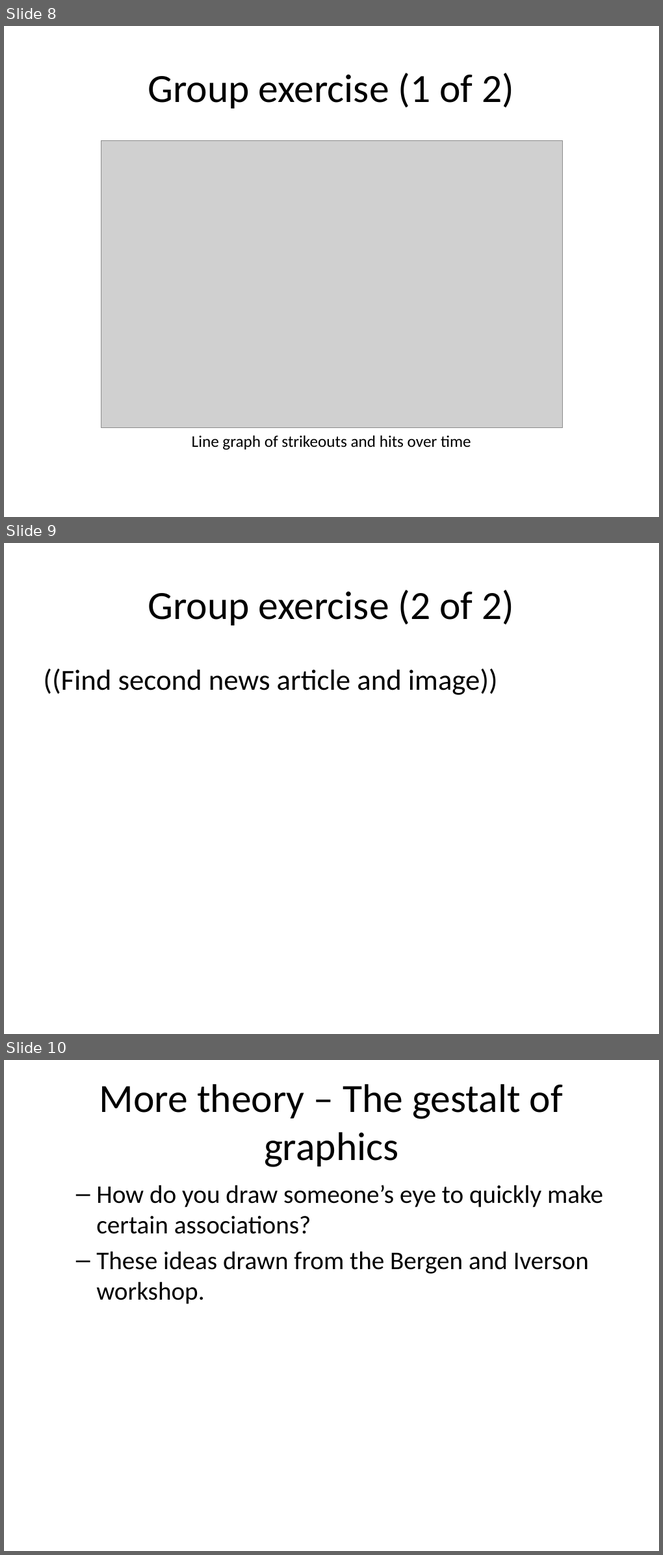
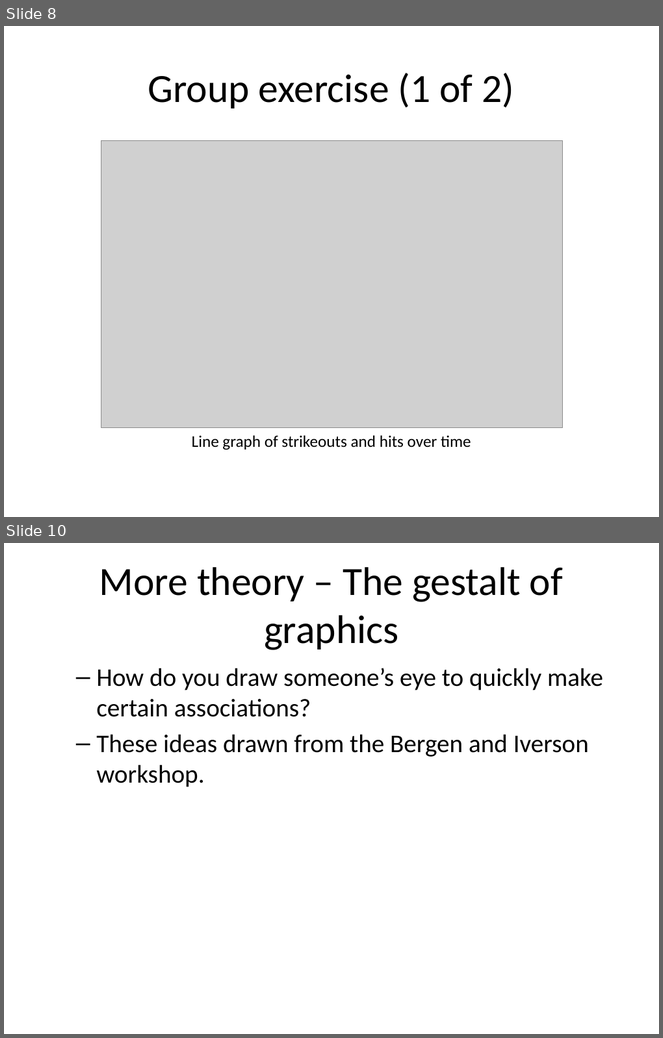
Before and after one commit to pmean/data-visualization, a slide deck: data-viz-03/src/data-visualization-03-lines.pptx. Shown one above the other, each under a label of ours: slides 8, 9 and 10 before the commit, slides 8 and 10 after it; the slides between them are not shown. The pictures are 663x1555 and 663x1038 pixels, drawn with LibreOffice and Linux fonts; fonts in the diff are those of the drawing; grey boxes stand for pictures. Boxes give left, top, right and bottom in pixels: in the first picture for what was removed or moved away, otherwise in the second. Text is boxed around its words. In the diff, an @@ line names an element or a change of style, - is before the commit and + after.

Commit message:
Second group exercise in data-viz-03

```diff
--- a/data-viz-03/src/data-visualization-03-lines.pptx
+++ b/data-viz-03/src/data-visualization-03-lines.pptx
@@ slide 9 removed at box(4, 543, 659, 1034), background #FFFFFF @@
@@ title removed at box(148, 590, 515, 626) @@
-Group exercise (2 of 2)
@@ text removed at box(43, 668, 498, 695) @@
-((Find second news article and image))
```
Also in this commit, not shown: 18 slides changed, 1 slide added, 3 other slides removed, 44 other files.
